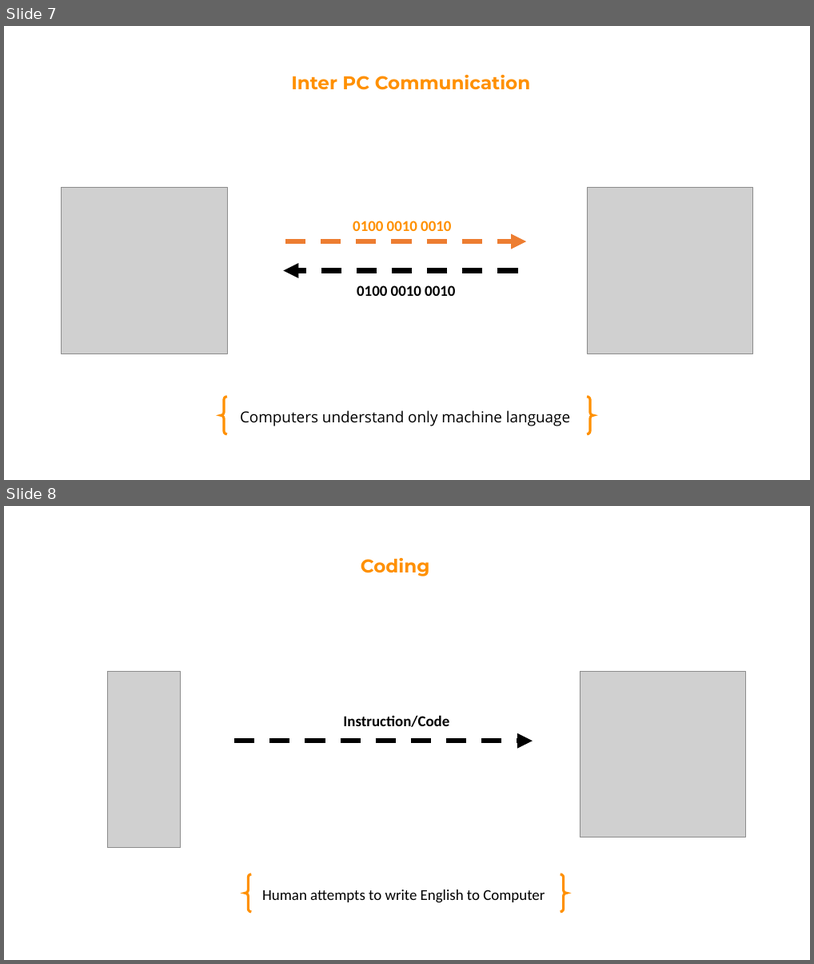
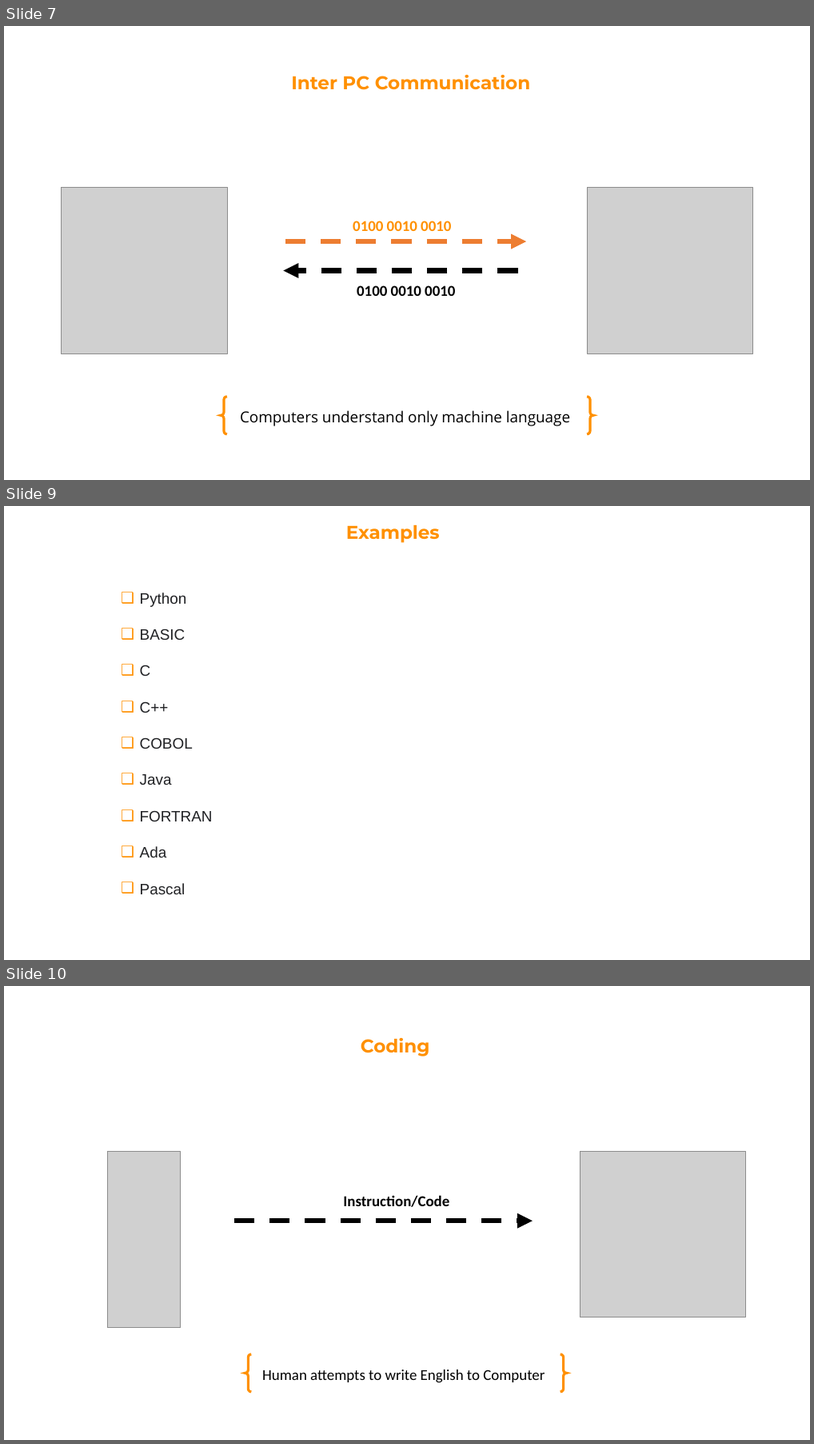
Before and after one commit to Robert-Doe/codeden, a slide deck: 1. Introduction to Program .pptx. Shown one above the other, each under a label of ours: slides 7 and 8 before the commit, slides 7, 9 and 10 after it; the slides between them are not shown. The pictures are 814x964 and 814x1444 pixels, drawn with LibreOffice and Linux fonts; fonts in the diff are those of the drawing; grey boxes stand for pictures. Boxes give left, top, right and bottom in pixels: in the first picture for what was removed or moved away, otherwise in the second. Text is boxed around its words. In the diff, an @@ line names an element or a change of style, - is before the commit and + after.

```diff
--- a/1. Introduction to Program .pptx
+++ b/1. Introduction to Program .pptx
@@ slide 9 added at (4, 506, 810, 960), background #FFFFFF @@
@@ text added at (346, 525, 440, 543), 22 pt, text #FF9000, bold @@
+Examples
@@ text added at (140, 592, 213, 894), 18 pt, text #202124 @@
+❑ Python
+❑ BASIC
+❑ C
+❑ C++
+❑ COBOL
+❑ Java
+❑ FORTRAN
+❑ Ada
+❑ Pascal
@@ what was slide 8 is now slide 10 @@
```
Also in this commit, not shown: 1 other slide added, 2 other files.
